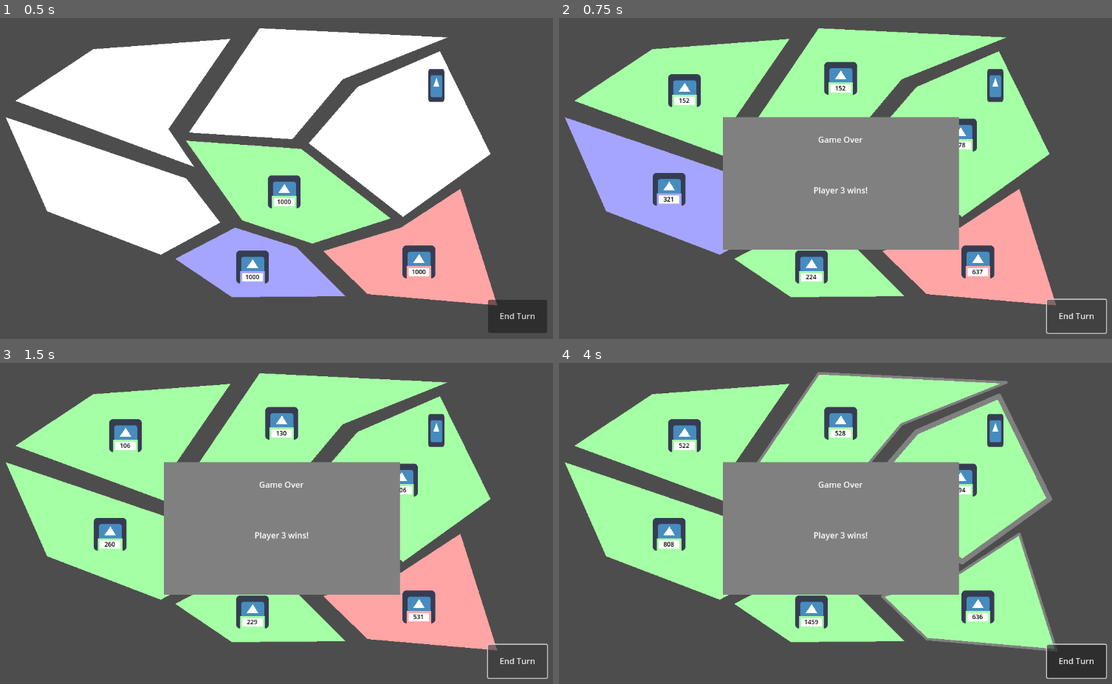
Above: before the commit, frames 1-4 (two rows, left to right).
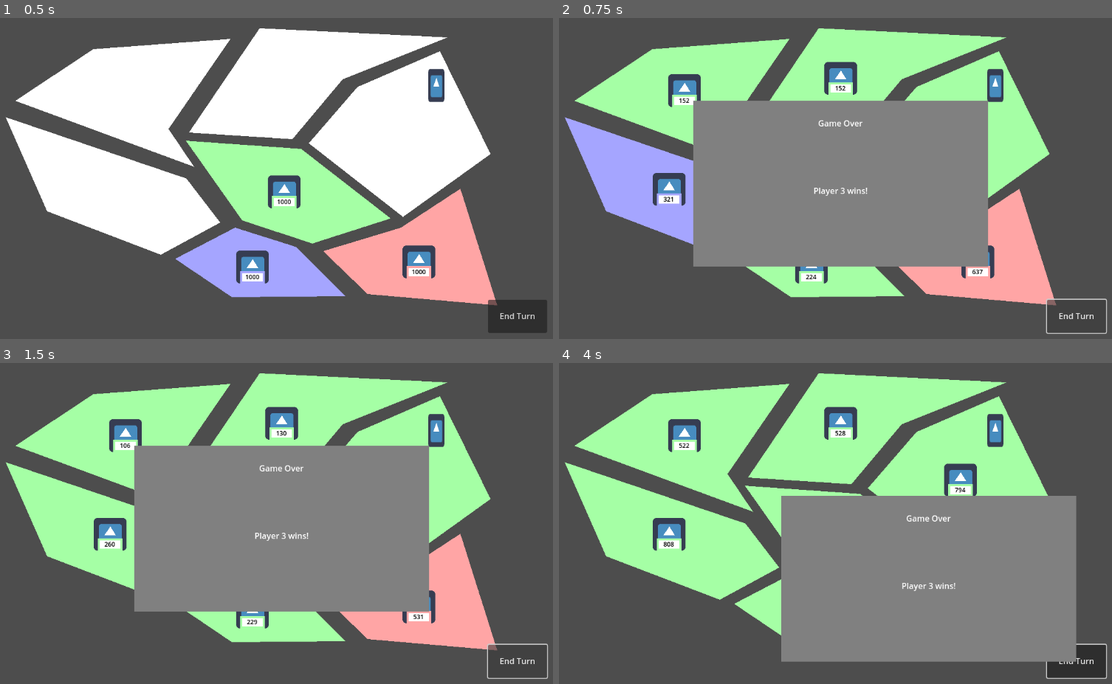
Above: after the commit, the same moments.

Repository: SamTheBlow/grand-strategy-game
Game: Godot game, scene res://Game/Game.tscn
The game is run twice, just before and just after one commit, with the same random seed, the same clock (stepped at 60 frames per second) and the same inputs. The engine's default icon, where the game draws it, is replaced by a stand-in: a white triangle on a blue panel in a dark square.
Inputs (mouse positions are in pixels of both pictures, inside the frame that each line leads up to):
- Up to frame 1 (0.5 s): no input
- Up to frame 2 (0.75 s): click "End Turn" at 0.5 s
- Up to frame 3 (1.5 s): click "End Turn" at 1.25 s
- Up to frame 4 (4 s): click "End Turn" at 2 s; tap Enter at 2.75 s; move the mouse to (968, 510) at 2.77 s; click (968, 510) at 2.92 s; tap Space at 3.5 s; drag from (724, 545) to (813, 594) at 3.52 s

Frame 1 is identical in both runs. In frame 2, 10% of the frame differs, in the area x 24-78%, y 25-78%; in frame 3, 10%; in frame 4, 26%, in the area x 29-94%, y 2-94%.

Commit message:
Implement #60

Diff:
--- a/GrandStrategyGame/Game/Armies/Army.tscn
+++ b/GrandStrategyGame/Game/Armies/Army.tscn
@@ -64,6 +64,7 @@
 offset_bottom = -4.0
 grow_horizontal = 2
 grow_vertical = 2
+mouse_filter = 2
 
 [node name="ColorRect" type="ColorRect" parent="ColorRect/MarginContainer"]
 layout_mode = 2
--- /dev/null
+++ b/GrandStrategyGame/Game/DragSource.gd
@@ -0,0 +1,13 @@
+extends ColorRect
+
+signal dragged
+
+# This emits a signal if there is a mouse click inside of this node's rectangle.
+# In the future, it would be nice to be able to check for a mouse click
+# on things other than a rectangle.
+func _unhandled_input(event):
+	if event is InputEventMouseButton and event.pressed and event.button_index == MOUSE_BUTTON_LEFT:
+		var mouse_position = get_viewport().get_mouse_position()
+		if is_visible_in_tree() and mouse_position.x >= global_position.x and mouse_position.x <= global_position.x + size.x and mouse_position.y >= global_position.y and mouse_position.y <= global_position.y + size.y:
+			get_viewport().set_input_as_handled()
+			emit_signal("dragged")
--- /dev/null
+++ b/GrandStrategyGame/Game/Draggable.gd
@@ -0,0 +1,35 @@
+extends Control
+class_name Draggable
+
+var is_being_dragged:bool = false
+var relative_starting_position:Vector2 = Vector2.ZERO
+var relative_mouse_origin:Vector2 = Vector2.ZERO
+
+func _process(_delta):
+	if is_being_dragged:
+		var relative_position:Vector2 = get_relative_mouse_position()
+		var delta_x:float = relative_position.x - relative_mouse_origin.x
+		var delta_y:float = relative_position.y - relative_mouse_origin.y
+		var relative_width:float = anchor_right - anchor_left
+		var relative_height:float = anchor_bottom - anchor_top
+		anchor_left = relative_starting_position.x + delta_x
+		anchor_right = anchor_left + relative_width
+		anchor_top = relative_starting_position.y + delta_y
+		anchor_bottom = anchor_top + relative_height
+
+func _input(event):
+	if event is InputEventMouseButton and not event.pressed and event.button_index == MOUSE_BUTTON_LEFT:
+		is_being_dragged = false
+
+# Connect signals to this
+func _on_dragged():
+	is_being_dragged = true
+	relative_starting_position = Vector2(anchor_left, anchor_top)
+	relative_mouse_origin = get_relative_mouse_position()
+
+func get_relative_mouse_position() -> Vector2:
+	var mouse_position:Vector2 = get_viewport().get_mouse_position()
+	var window_size:Vector2 = get_viewport().get_visible_rect().size
+	return Vector2( \
+		mouse_position.x / window_size.x, \
+		mouse_position.y / window_size.y)
--- a/GrandStrategyGame/Game/Game.gd
+++ b/GrandStrategyGame/Game/Game.gd
@@ -53,7 +53,7 @@
 
 func _on_game_over(country:Country):
 	$CanvasLayer/GameOverScreen.show()
-	$CanvasLayer/GameOverScreen/MarginContainer/VBoxContainer/Winner.text = country.country_name + " wins!"
+	$CanvasLayer/GameOverScreen/ColorRect/MarginContainer/VBoxContainer/Winner.text = country.country_name + " wins!"
 
 func _on_province_selected(province:Province):
 	var player_country = $Players/You.playing_country
--- a/GrandStrategyGame/Game/Game.tscn
+++ b/GrandStrategyGame/Game/Game.tscn
@@ -9,7 +9,9 @@
 [ext_resource type="Script" path="res://Game/WorldBackground.gd" id="6_mgprh"]
 [ext_resource type="Script" path="res://Game/Provinces.gd" id="7"]
 [ext_resource type="Script" path="res://Rules/Fortress/RuleFortress.gd" id="8"]
+[ext_resource type="Script" path="res://Game/Draggable.gd" id="8_fjf5u"]
 [ext_resource type="Script" path="res://Rules/RuleProvincePercentageToWin.gd" id="9"]
+[ext_resource type="Script" path="res://Game/DragSource.gd" id="9_jlbtm"]
 [ext_resource type="Script" path="res://Rules/MinArmySize.gd" id="10"]
 [ext_resource type="Script" path="res://Rules/Combat/Combat2.gd" id="11"]
 [ext_resource type="Script" path="res://Rules/NewProvinceOwnership.gd" id="12"]
@@ -47,17 +49,30 @@
 anchor_bottom = 0.95
 text = "End Turn"
 
-[node name="GameOverScreen" type="ColorRect" parent="CanvasLayer"]
+[node name="GameOverScreen" type="Control" parent="CanvasLayer"]
 visible = false
-anchors_preset = -1
-anchor_left = 0.3
-anchor_top = 0.3
-anchor_right = 0.7
-anchor_bottom = 0.7
-offset_bottom = 3.05176e-05
+layout_mode = 3
+anchor_left = 0.25
+anchor_top = 0.25
+anchor_right = 0.75
+anchor_bottom = 0.75
+grow_horizontal = 2
+grow_vertical = 2
+mouse_filter = 2
+script = ExtResource("8_fjf5u")
+
+[node name="ColorRect" type="ColorRect" parent="CanvasLayer/GameOverScreen"]
+layout_mode = 1
+anchors_preset = 15
+anchor_right = 1.0
+anchor_bottom = 1.0
+grow_horizontal = 2
+grow_vertical = 2
+mouse_filter = 1
 color = Color(0.5, 0.5, 0.5, 1)
+script = ExtResource("9_jlbtm")
 
-[node name="MarginContainer" type="MarginContainer" parent="CanvasLayer/GameOverScreen"]
+[node name="MarginContainer" type="MarginContainer" parent="CanvasLayer/GameOverScreen/ColorRect"]
 layout_mode = 0
 anchor_right = 1.0
 anchor_bottom = 1.0
@@ -66,17 +81,17 @@
 offset_right = -32.0
 offset_bottom = -32.0
 
-[node name="VBoxContainer" type="VBoxContainer" parent="CanvasLayer/GameOverScreen/MarginContainer"]
+[node name="VBoxContainer" type="VBoxContainer" parent="CanvasLayer/GameOverScreen/ColorRect/MarginContainer"]
 layout_mode = 2
 
-[node name="GameOver" type="Label" parent="CanvasLayer/GameOverScreen/MarginContainer/VBoxContainer"]
+[node name="GameOver" type="Label" parent="CanvasLayer/GameOverScreen/ColorRect/MarginContainer/VBoxContainer"]
 layout_mode = 2
 theme_override_colors/font_color = Color(1, 1, 1, 1)
 text = "Game Over"
 horizontal_alignment = 1
 vertical_alignment = 1
 
-[node name="Winner" type="Label" parent="CanvasLayer/GameOverScreen/MarginContainer/VBoxContainer"]
+[node name="Winner" type="Label" parent="CanvasLayer/GameOverScreen/ColorRect/MarginContainer/VBoxContainer"]
 layout_mode = 2
 size_flags_vertical = 6
 theme_override_colors/font_color = Color(1, 1, 1, 1)
@@ -116,3 +131,4 @@
 
 [connection signal="clicked" from="Background" to="." method="_on_background_clicked"]
 [connection signal="pressed" from="CanvasLayer/Button" to="." method="end_turn"]
+[connection signal="dragged" from="CanvasLayer/GameOverScreen/ColorRect" to="CanvasLayer/GameOverScreen" method="_on_dragged"]
--- a/GrandStrategyGame/Game/NumberOfTroops.tscn
+++ b/GrandStrategyGame/Game/NumberOfTroops.tscn
@@ -1,6 +1,8 @@
-[gd_scene load_steps=2 format=3 uid="uid://1ttn3nlw3hrk"]
+[gd_scene load_steps=4 format=3 uid="uid://1ttn3nlw3hrk"]
 
 [ext_resource type="Script" path="res://Game/UITroopNumber.gd" id="1"]
+[ext_resource type="Script" path="res://Game/Draggable.gd" id="2_8p024"]
+[ext_resource type="Script" path="res://Game/DragSource.gd" id="3_3bk0o"]
 
 [node name="NumberOfTroops" type="Control"]
 layout_mode = 3
@@ -9,6 +11,7 @@
 anchor_bottom = 1.0
 grow_horizontal = 2
 grow_vertical = 2
+mouse_filter = 2
 script = ExtResource("1")
 
 [node name="Background" type="ColorRect" parent="."]
@@ -20,23 +23,28 @@
 grow_vertical = 2
 color = Color(0, 0, 0, 0.0627451)
 
-[node name="Control" type="Control" parent="."]
+[node name="Draggable" type="Control" parent="."]
 layout_mode = 1
 anchor_left = 0.25
 anchor_top = 0.25
 anchor_right = 0.75
 anchor_bottom = 0.75
+mouse_filter = 2
+script = ExtResource("2_8p024")
 
-[node name="ColorRect" type="ColorRect" parent="Control"]
+[node name="ColorRect" type="ColorRect" parent="Draggable"]
 layout_mode = 1
 anchors_preset = 15
 anchor_right = 1.0
 anchor_bottom = 1.0
 grow_horizontal = 2
 grow_vertical = 2
+focus_mode = 2
+mouse_filter = 1
 color = Color(0.5, 0.5, 0.5, 1)
+script = ExtResource("3_3bk0o")
 
-[node name="MarginContainer" type="MarginContainer" parent="Control"]
+[node name="MarginContainer" type="MarginContainer" parent="Draggable"]
 layout_mode = 1
 anchors_preset = -1
 anchor_left = 0.1
@@ -45,37 +53,43 @@
 anchor_bottom = 0.9
 grow_horizontal = 2
 grow_vertical = 2
+mouse_filter = 2
 
-[node name="VBoxContainer" type="VBoxContainer" parent="Control/MarginContainer"]
+[node name="VBoxContainer" type="VBoxContainer" parent="Draggable/MarginContainer"]
 layout_mode = 2
+mouse_filter = 2
 alignment = 1
 
-[node name="TroopSlider" type="HSlider" parent="Control/MarginContainer/VBoxContainer"]
+[node name="TroopSlider" type="HSlider" parent="Draggable/MarginContainer/VBoxContainer"]
 layout_mode = 2
 value = 100.0
 scrollable = false
 
-[node name="Control" type="Control" parent="Control/MarginContainer/VBoxContainer"]
+[node name="Control" type="Control" parent="Draggable/MarginContainer/VBoxContainer"]
 layout_mode = 2
 size_flags_vertical = 3
+mouse_filter = 2
 
-[node name="HBoxContainer" type="HBoxContainer" parent="Control/MarginContainer/VBoxContainer"]
+[node name="HBoxContainer" type="HBoxContainer" parent="Draggable/MarginContainer/VBoxContainer"]
 custom_minimum_size = Vector2(0, 48)
 layout_mode = 2
+mouse_filter = 2
 
-[node name="Cancel" type="Button" parent="Control/MarginContainer/VBoxContainer/HBoxContainer"]
+[node name="Cancel" type="Button" parent="Draggable/MarginContainer/VBoxContainer/HBoxContainer"]
 layout_mode = 2
 size_flags_horizontal = 3
 text = "Cancel"
 
-[node name="Control" type="Control" parent="Control/MarginContainer/VBoxContainer/HBoxContainer"]
+[node name="Control" type="Control" parent="Draggable/MarginContainer/VBoxContainer/HBoxContainer"]
 layout_mode = 2
 size_flags_horizontal = 3
+mouse_filter = 2
 
-[node name="Confirm" type="Button" parent="Control/MarginContainer/VBoxContainer/HBoxContainer"]
+[node name="Confirm" type="Button" parent="Draggable/MarginContainer/VBoxContainer/HBoxContainer"]
 layout_mode = 2
 size_flags_horizontal = 3
 text = "Confirm"
 
-[connection signal="pressed" from="Control/MarginContainer/VBoxContainer/HBoxContainer/Cancel" to="." method="_on_Cancel_pressed"]
-[connection signal="pressed" from="Control/MarginContainer/VBoxContainer/HBoxContainer/Confirm" to="." method="_on_Confirm_pressed"]
+[connection signal="dragged" from="Draggable/ColorRect" to="Draggable" method="_on_dragged"]
+[connection signal="pressed" from="Draggable/MarginContainer/VBoxContainer/HBoxContainer/Cancel" to="." method="_on_Cancel_pressed"]
+[connection signal="pressed" from="Draggable/MarginContainer/VBoxContainer/HBoxContainer/Confirm" to="." method="_on_Confirm_pressed"]
--- a/GrandStrategyGame/Game/UITroopNumber.gd
+++ b/GrandStrategyGame/Game/UITroopNumber.gd
@@ -11,7 +11,7 @@
 	army = army_
 	source = source_
 	destination = destination_
-	var troop_slider = $Control/MarginContainer/VBoxContainer/TroopSlider
+	var troop_slider = $Draggable/MarginContainer/VBoxContainer/TroopSlider
 	troop_slider.max_value = army.troop_count
 	troop_slider.value = troop_slider.max_value
 
@@ -20,7 +20,7 @@
 	queue_free()
 
 func _on_Confirm_pressed():
-	var troop_count = $Control/MarginContainer/VBoxContainer/TroopSlider.value
+	var troop_count:int = $Draggable/MarginContainer/VBoxContainer/TroopSlider.value
 	if troop_count != 0:
 		emit_signal("move_troops", army, troop_count, source, destination)
 	queue_free()
Not shown: 1 places in GrandStrategyGame/Game/Game.tscn that only renumber resources
